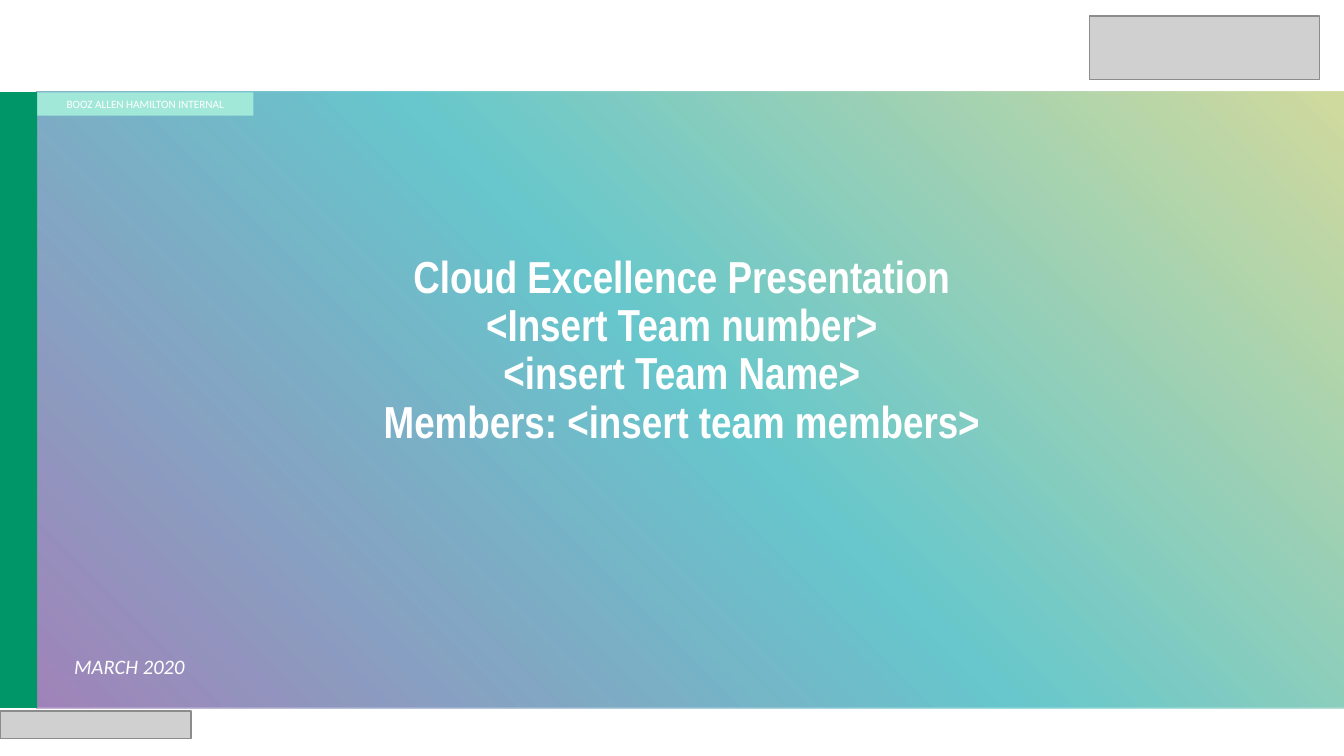
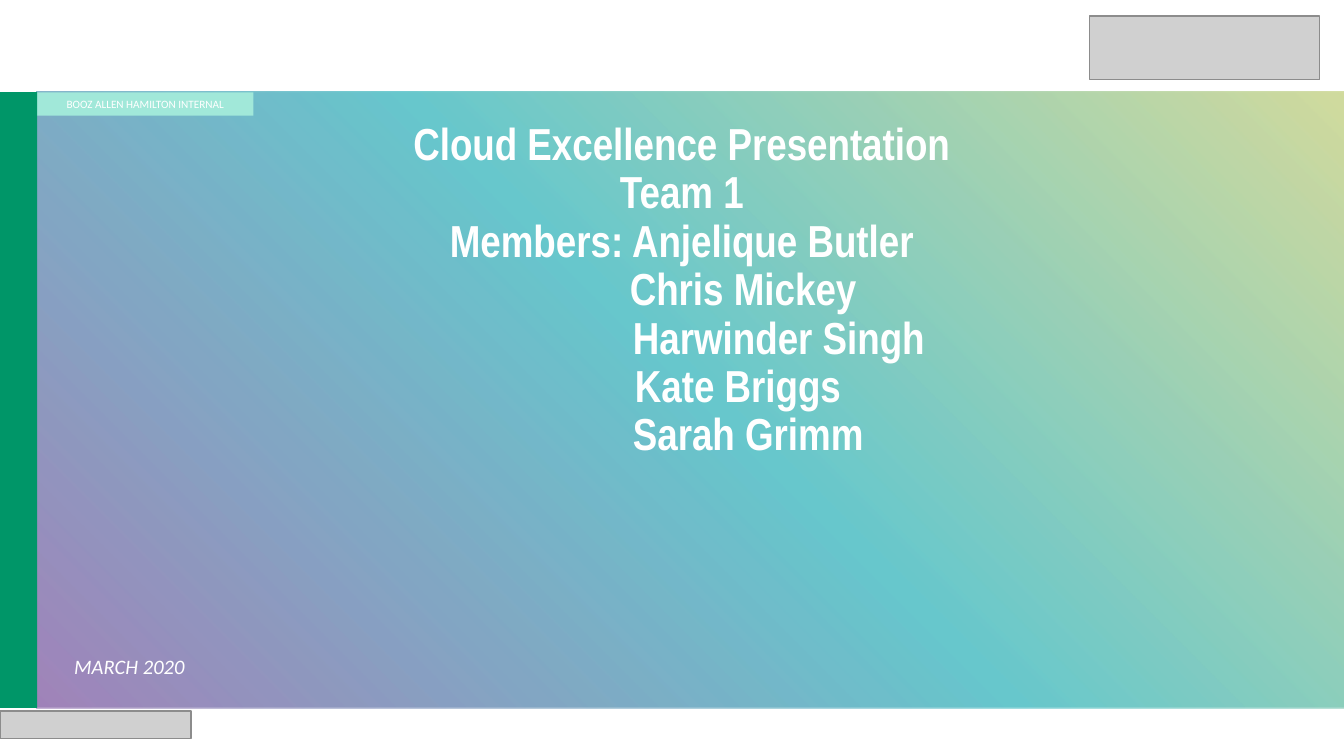
Before and after one commit to kbriggzi/Team1, a slide deck: slide 1 of BAH CE Team Presentation Template.pptx. Drawn at 1344x756 pixels with LibreOffice and Linux fonts; fonts in the diff are those of the drawing; grey boxes stand for pictures; background and template pictures are left out. Boxes give left, top, right and bottom in pixels: in the first picture for what was removed or moved away, otherwise in the second. Text is boxed around its words. In the diff, an @@ line names an element or a change of style, - is before the commit and + after.

```diff
--- a/BAH CE Team Presentation Template.pptx
+++ b/BAH CE Team Presentation Template.pptx
@@ title "Cloud Excellence Presentation": place and size @@
-title "Cloud Excellence Presentation" at box(384, 260, 980, 439)
+title "Cloud Excellence Presentation" at box(413, 127, 950, 451)
@@ title at box(450, 177, 925, 451): text changed @@
-<Insert Team number>
-<insert Team Name>
-Members: <insert team members>
+Team 1
+Members: Anjelique Butler
+Chris Mickey
+Harwinder Singh
+Kate Briggs
+Sarah Grimm
```
Also in this commit, not shown: 4 other slides changed, 1 slide added, 1 slide removed.
